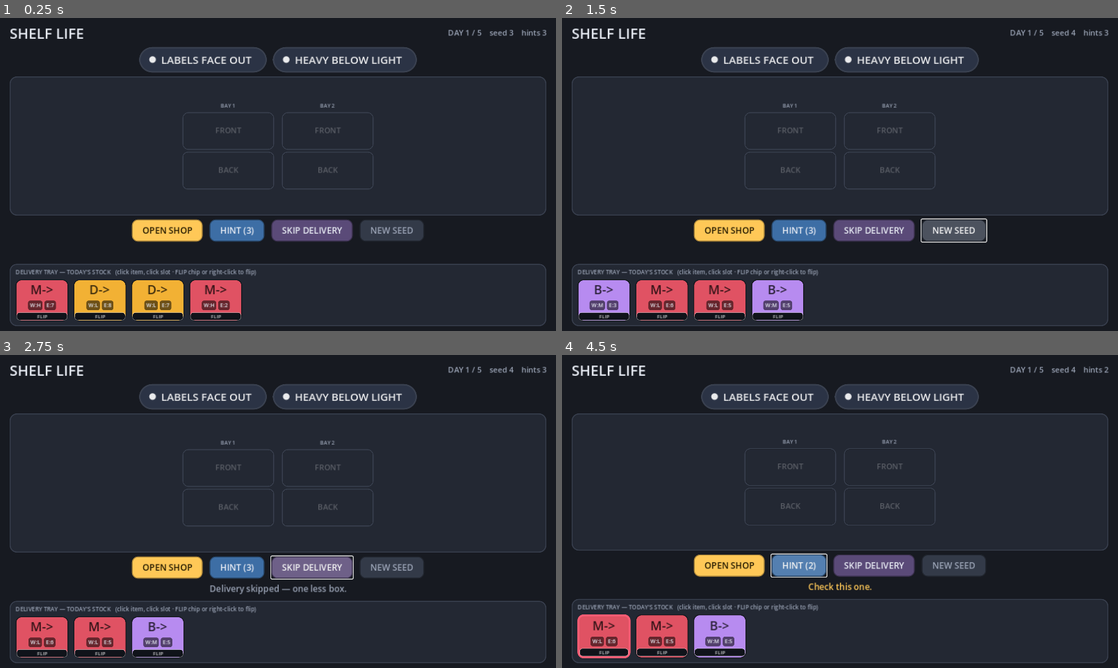
Above: before the commit, frames 1-4 (two rows, left to right).
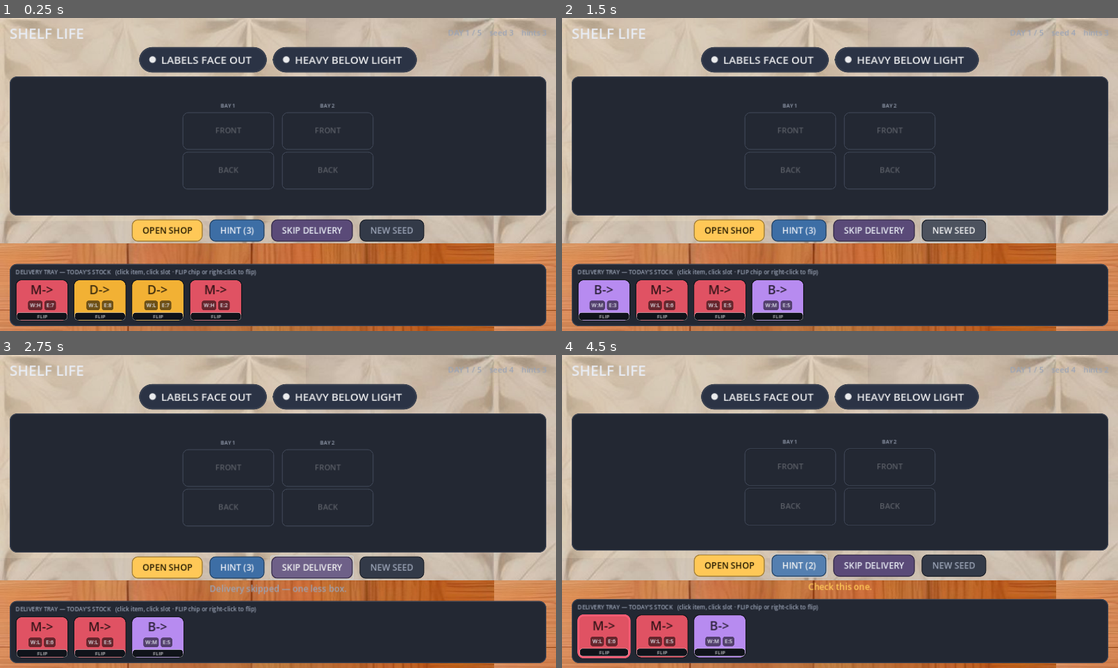
Above: after the commit, the same moments.

Repository: sxaad69/shelf-life
Game: Godot game, scene res://scenes/main.tscn
Same seed, same stepped clock (60 frames per second), same inputs: the game is played once before the commit and once after it.
Inputs:
- Up to frame 1 (0.25 s): no input
- Up to frame 2 (1.5 s): click "NEW SEED" at 0.5 s; click "NEW SEED" at 1.25 s
- Up to frame 3 (2.75 s): click "SKIP DELIVERY" at 2 s
- Up to frame 4 (4.5 s): click "SKIP DELIVERY" at 2.75 s; click "OPEN SHOP" at 3.5 s; click "HINT (3)" at 4.25 s

The runs differ from the first frame. In frame 1, 31% of the frame differs, in the area x 0-100%, y 0-100%; in frame 2, 31%; in frame 3, 31%; in frame 4, 31%.

Commit message:
prototype: room backdrop CanvasLayer -1 with tiled wallpaper + counter + light pool (ART_PASS D1/D2 preview)

Diff:
--- a/scripts/main.gd
+++ b/scripts/main.gd
@@ -146,9 +146,35 @@
 
 
 func _build_ui() -> void:
+	# --- ROOM prototype (AM only for this preview) — ART_PASS D1/D2 ---
+	var room := CanvasLayer.new()
+	room.layer = -1
+	add_child(room)
+	var wall := TextureRect.new()
+	wall.texture = load("res://assets/art_pass/corner_shop_am/tex_wallpaper.png")
+	wall.stretch_mode = TextureRect.STRETCH_TILE
+	wall.texture_repeat = CanvasItem.TEXTURE_REPEAT_ENABLED
+	wall.set_anchors_preset(Control.PRESET_FULL_RECT)
+	room.add_child(wall)
+	var counter := TextureRect.new()
+	counter.texture = load("res://assets/art_pass/corner_shop_am/tex_counterwood.png")
+	counter.stretch_mode = TextureRect.STRETCH_TILE
+	counter.texture_repeat = CanvasItem.TEXTURE_REPEAT_ENABLED
+	counter.set_anchors_preset(Control.PRESET_FULL_RECT)
+	counter.anchor_top = 0.72
+	room.add_child(counter)
+	# light pool
+	var light := ColorRect.new()
+	light.color = Color(1.00, 0.94, 0.80, 0.16)
+	light.set_anchors_preset(Control.PRESET_FULL_RECT)
+	light.anchor_right = 0.55
+	light.anchor_bottom = 0.65
+	room.add_child(light)
+
 	var bg := ColorRect.new()
-	bg.color = COL_BG
+	bg.color = Color(0, 0, 0, 0)
 	bg.set_anchors_preset(Control.PRESET_FULL_RECT)
+	bg.mouse_filter = Control.MOUSE_FILTER_IGNORE
 	add_child(bg)
 
 	var root := VBoxContainer.new()
